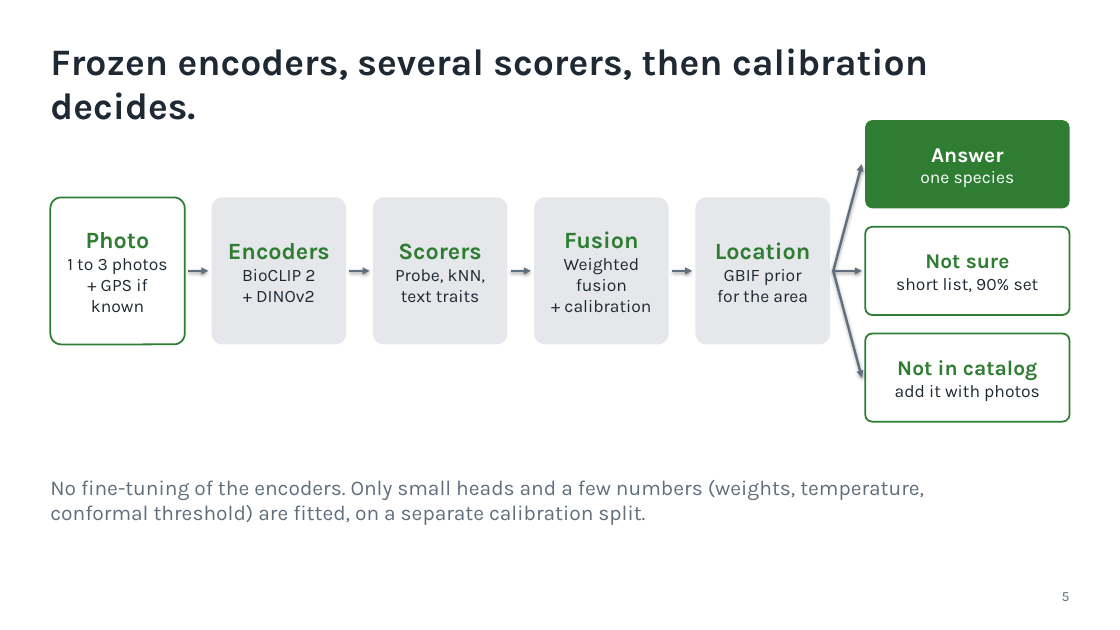
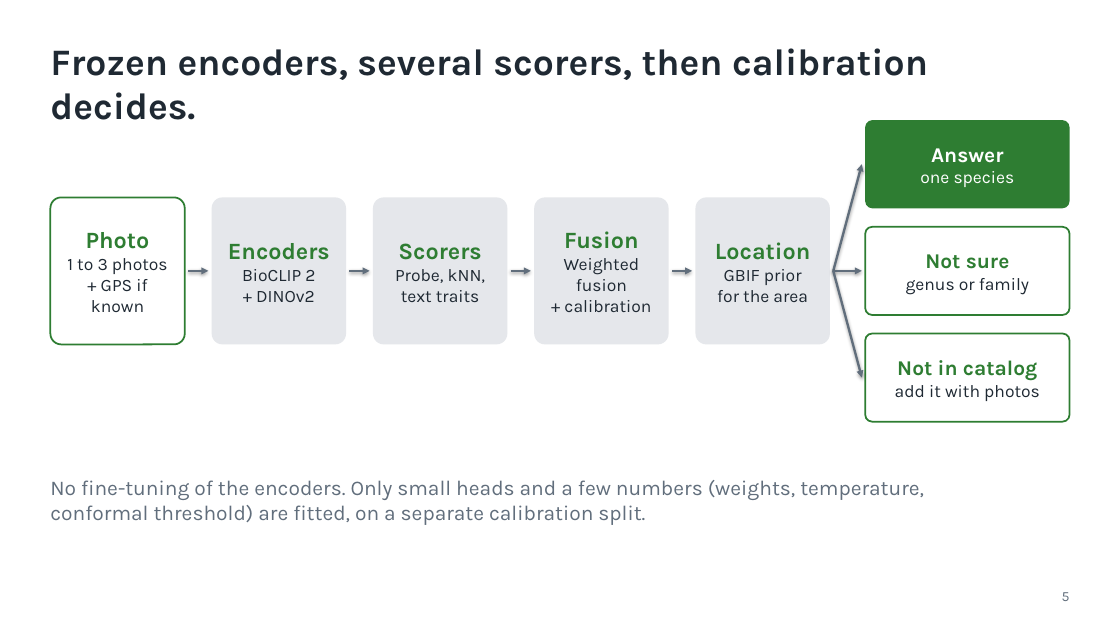
Before and after one commit to shadowBit01/Plant-Classifier-model, a slide deck: slide 5 of pitch/VanaLens.pptx. Drawn at 1120x630 pixels with LibreOffice and Linux fonts; fonts in the diff are those of the drawing. Boxes give left, top, right and bottom in pixels: in the first picture for what was removed or moved away, otherwise in the second. Text is boxed around its words. In the diff, an @@ line names an element or a change of style, - is before the commit and + after.

```diff
--- a/pitch/VanaLens.pptx
+++ b/pitch/VanaLens.pptx
@@ text in rounded rectangle at bbox=[906, 278, 1029, 295]: text changed @@
-short list, 90% set
+genus or family
```
Also in this commit, not shown: 13 other slides changed, 28 other files.
